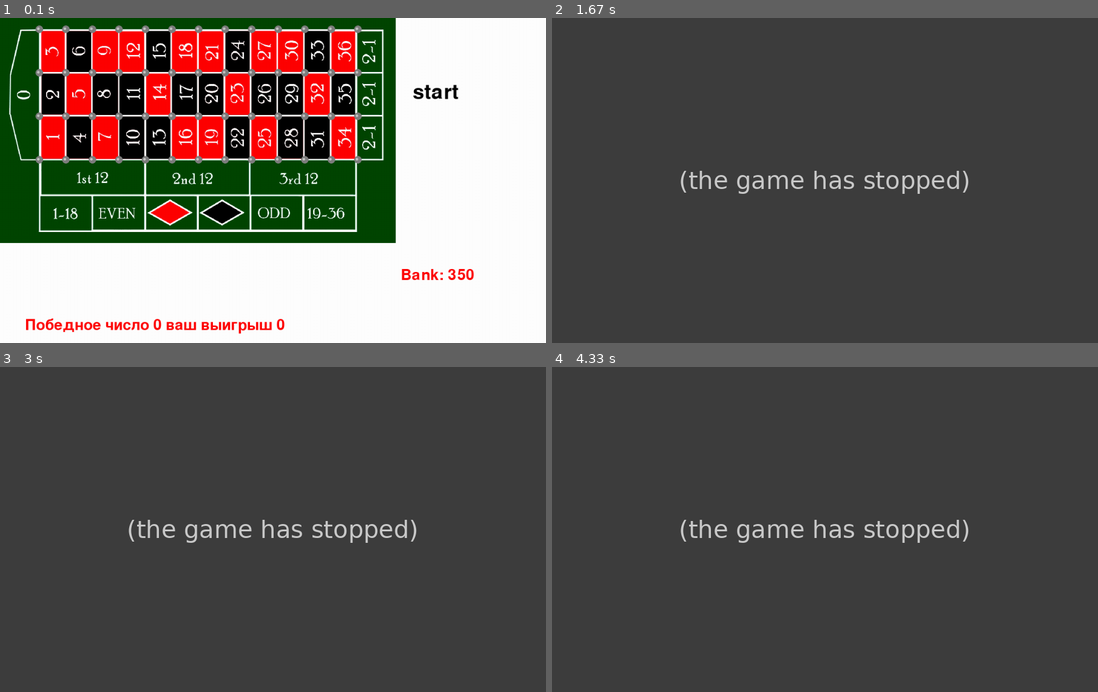
Above: before the commit, frames 1-4 (two rows, left to right).
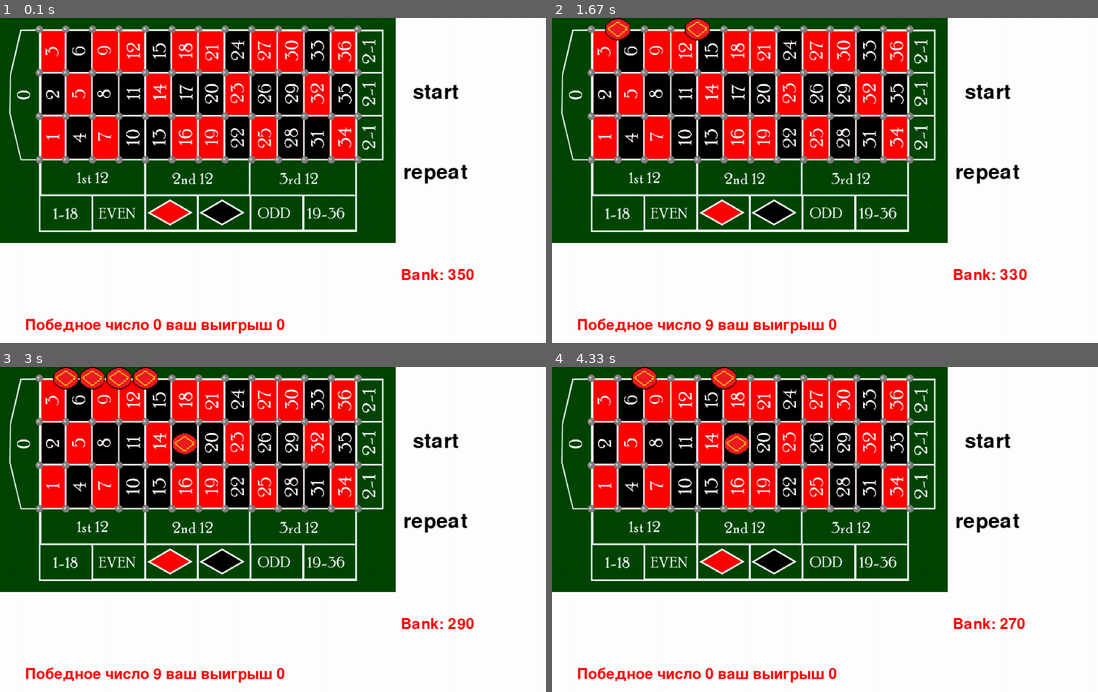
Above: after the commit, the same moments.

Repository: ALJooj/royal_roullete_qt6
Game: pygame game, started from pygame_script.py
The game is run twice, just before and just after one commit, with the same random seed, the same clock (stepped at 60 frames per second) and the same inputs.
Inputs (mouse positions are in pixels of both pictures, inside the frame that each line leads up to):
- Up to frame 1 (0.1 s): no input
- Up to frame 2 (1.67 s): press the mouse at (988, 92) at 0.37 s; move the mouse to (912, 183) at 0.47 s; release the mouse at (841, 274) at 0.6 s; press the mouse at (988, 174) at 0.7 s; move the mouse to (928, 209) at 0.8 s; release the mouse at (863, 248) at 0.93 s; press the mouse at (699, 27) at 1.03 s; move the mouse to (803, 79) at 1.13 s; release the mouse at (912, 135) at 1.27 s; press the mouse at (617, 27) at 1.37 s; move the mouse to (715, 164) at 1.47 s; release the mouse at (814, 300) at 1.6 s
- Up to frame 3 (3 s): click (174, 425) at 1.72 s; press the mouse at (92, 376) at 2.03 s; move the mouse to (202, 516) at 2.13 s; release the mouse at (311, 653) at 2.27 s; press the mouse at (120, 376) at 2.37 s; move the mouse to (109, 415) at 2.47 s; release the mouse at (98, 458) at 2.6 s; press the mouse at (147, 376) at 2.7 s; move the mouse to (234, 428) at 2.8 s; release the mouse at (327, 480) at 2.93 s
- Up to frame 4 (4.33 s): press the mouse at (988, 441) at 3.03 s; move the mouse to (857, 516) at 3.13 s; release the mouse at (721, 588) at 3.27 s; click (994, 526) at 3.38 s; press the mouse at (721, 376) at 3.7 s; move the mouse to (808, 477) at 3.8 s; release the mouse at (890, 575) at 3.93 s; press the mouse at (644, 376) at 4.03 s; move the mouse to (655, 399) at 4.13 s; release the mouse at (672, 422) at 4.27 s

The runs differ from the first frame. In frame 1, 0.3% of the frame differs, in the area x 74-86%, y 45-51%; in frame 2, 100%; in frame 3, 100%; in frame 4, 100%, in the area x 0-100%, y 0-100%.
Error before the commit: AttributeError: 'Dot' object has no attribute 'bet' (pygame_script.py line 110); the game stopped at 1.03 s (later frames are placeholders)

Commit message:
first add of odd\even etc bets

Diff:
--- a/classes_pygame.py
+++ b/classes_pygame.py
@@ -27,9 +27,12 @@
 
     def can_be_placed(self, group_dots):
         for sprite in group_dots:
-            if self.rect.collidepoint(pygame.mouse.get_pos()) and not self.rect.colliderect(sprite.rect):
+            if self.rect.collidepoint(pygame.mouse.get_pos()) : # and not self.rect.colliderect(sprite.rect)
                 return True
         return False
+
+    def bet(self, value):
+        pass
 
 
 class Chip(pygame.sprite.Sprite):
@@ -62,19 +65,19 @@
 
 
 class TileRect(pygame.sprite.Sprite):
-    def __init__(self, x, y, number, color, *sprites):
+    def __init__(self, x, y, number, color, size_tile=(53, 85), *sprites, condition=None):
         super().__init__(sprites)
         self.number = number
+        self.condition = condition
         self.value = 0
         self.color = color
-        self.image = pygame.transform.scale(load_image('brick.png', -1), (53, 85))
+        self.image = pygame.transform.scale(load_image('brick.png', -1), size_tile)
         self.rect = self.image.get_rect().move(x, y)
 
     def can_be_placed(self, group):
         for sprite in group:
-            if self.rect.collidepoint(pygame.mouse.get_pos()) and self.rect.colliderect(sprite.rect):
+            if self.rect.collidepoint(pygame.mouse.get_pos()) : # and self.rect.colliderect(sprite.rect)
                 return True
-
         return False
 
     def bet(self, value):
@@ -90,8 +93,31 @@
             for j in range(12):
                 TileRect(offset[0] + (self.tile_height * j), offset[1] + (self.tile_width * i),
                          abs(i - 3) + (3 * j),
-                         'b' if abs(i - 3) + (3 * j) in blacks else 'r',
+                         'b' if abs(i - 3) + (3 * j) in blacks else 'r', (53, 85),
                          sprites)
+
+
+class GridOfBets(pygame.surface.Surface):
+    def __init__(self, offset, *sprites):
+        super().__init__((795, 180))
+        self.tile_height = 53
+        self.tile_width = 85
+        for i in range(2):
+            for j in range(12):
+                if i == 0 and j % 4 == 0:
+                    print('i j', i, j // 4 + 100)
+                    TileRect(offset[0] + (self.tile_height * j), offset[1] + (self.tile_width * i),
+                             j // 4 + 100,
+                             'b' if abs(i - 3) + (3 * j) in blacks else 'r',
+                             (53 * 4, 85),
+                             sprites)
+                if i == 1 and j % 2 == 0:
+                    # print('i j', i, j // 2 + 103)
+                    TileRect(offset[0] + (self.tile_height * j), offset[1] + (self.tile_width * i),
+                             j // 2 + 100 + 3,
+                             'b' if abs(i - 3) + (3 * j) in blacks else 'r',
+                             (53 * 2, 85),
+                             sprites)
 
 
 class Button:
--- a/pygame_script.py
+++ b/pygame_script.py
@@ -35,6 +35,7 @@
 fon = pygame.transform.scale(load_image('start_fon.png'), (790, 450))
 grid_of_tiles = GridOfTiles((75, 26), brick_group, all_sprites)
 grid_of_dots = GridOfDots((71, 15), tiles_group, all_sprites)
+grid_of_bets = GridOfBets((75, 270), tiles_group, all_sprites)
 
 screen.blit(grid_of_dots, (0, 0))
 screen.blit(grid_of_tiles, (0, 0))
@@ -47,15 +48,42 @@
 last_win_bet = 0
 history_tiles = []
 history_bets = []
+history_win_tiles = []
+history_win_bets = []
 
 
-def randomize_roll(tiles, chips, wallet):
+def repeat_last_roll(bets, poses, screen, tiles, chips, wallet, bet_grid):
+    # for tile in tiles:
+    #     if tile
+    print(poses, bets)
+    for tile in tiles:
+        if wallet > 0:
+            if tile.number in poses[-1]:
+                a = Chip(tile.rect.x + 28, tile.rect.y + 42, chips_group, all_sprites)
+                # for i in range()
+                tile.bet(a.cost)
+                wallet -= a.cost
+
+
+def randomize_roll(tiles, chips, wallet, bet_grid):
     position = random.randint(0, 36)
+    win_val = 0
+    local_his_bet_poses = []
+    last_bets = []
     # position = 13
     for tile in tiles:
+        if tile.value != 0:
+            local_his_bet_poses.append(tile.number)
+            last_bets.append(tile.value)
+
+        # if tile.number in range(100, 109):
+
         if tile.number == position:
-            wallet += tile.value * 36
+            # wallet += tile.value * 36
             print("Победное число", position, "ваш выигрыш", tile.value * 36)
+            if tile.value > 0:
+                # for bets in bet_grid:
+                pass
             print("Ваш банк", wallet)
             win_val = tile.value
         tile.value = 0
@@ -64,17 +92,18 @@
         c.rect = c.rect.move(1000, 1000)
         c.update(True)
         c.kill()
-
     for c in all_sprites:
         if type(c) is Chip:
             c.rect = c.rect.move(1000, 1000)
             c.update(True)
             c.kill()
-    return position, win_val
+
+    return position, win_val, tuple(local_his_bet_poses), tuple(last_bets)
 
 
 # color, x, y, width, height, text=''
 start_btn = Button((255, 255, 255), 800, 80, 140, 140, 'start', randomize_roll)
+repeat_btn = Button((255, 255, 255), 800, 240, 140, 140, 'repeat', repeat_last_roll)
 
 
 
@@ -89,16 +118,18 @@
             clicked = False
         if event.type == pygame.MOUSEBUTTONDOWN:
             last_pos = event.pos
-
-            a = start_btn.on_click(event.pos, brick_group, chips_group, my_wallet)
+            repeat_btn.on_click(event.pos, history_bets, history_tiles, screen, brick_group, chips_group, my_wallet, grid_of_bets)
+            a = start_btn.on_click(event.pos, brick_group, chips_group, my_wallet, grid_of_bets)
             if a is None:
                 pass
             else:
                 print(a)
-                last_win_pos, last_win_bet = a
+                last_win_pos, last_win_bet, last_bet_poses, last_bets_of_poses = a
                 my_wallet += last_win_bet * 36
-                history_bets.append(last_win_bet)
-                history_tiles.append(last_win_pos)
+                history_bets.append(last_bets_of_poses)
+                history_tiles.append(last_bet_poses)
+                history_win_tiles.append(last_win_pos)
+                history_win_bets.append(last_win_bet)
 
             for chip in chips_group:
                 chip.update()
@@ -106,7 +137,7 @@
             for tile in tiles_group:
                 if tile.can_be_placed(brick_group):
                     if my_wallet > 0:
-                        a = Chip(tile.rect.x + 7, tile.rect.y + 7, chips_group, all_sprites)
+                        a = Chip(tile.rect.center[0], tile.rect.center[1], chips_group, all_sprites)
                         tile.bet(a.cost)
                         my_wallet -= a.cost
                         cont = True     # 1 клик 1 ставка
@@ -134,6 +165,7 @@
     screen.fill((255, 255, 255))
     screen.blit(fon, (0, 0))
     start_btn.draw(screen)
+    repeat_btn.draw(screen)
     # all_sprites.draw(screen)
     buttons_group.draw(screen)
     brick_group.draw(screen)
Binary file added: data/minds.png
